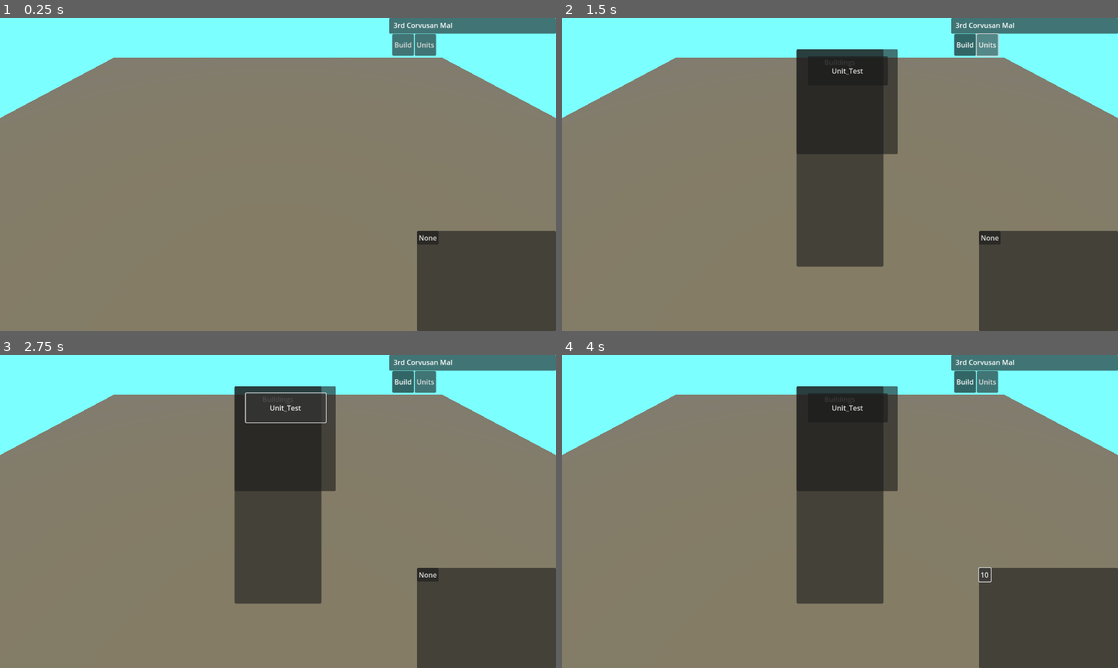
Above: before the commit, frames 1-4 (two rows, left to right).
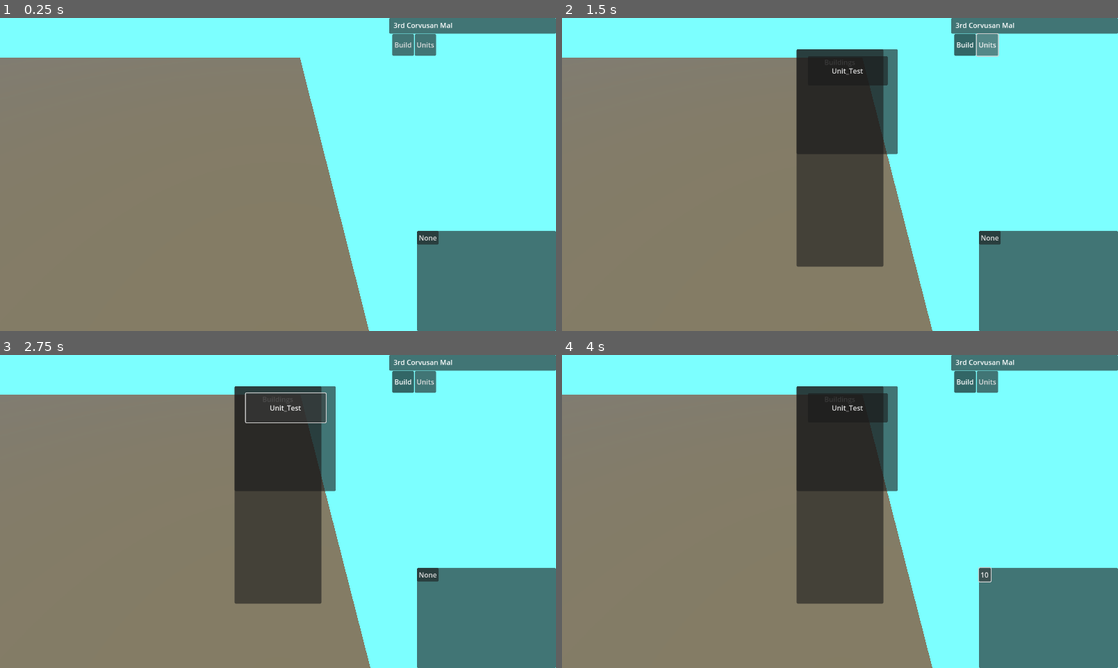
Above: after the commit, the same moments.

Repository: ChrisA98/IslesOfWar
Game: Godot game, scene res://GameScene.tscn
Two runs of this game, one before a commit and one after it. Both use one fixed random seed, a clock stepped at 60 frames per second and the inputs below.
Inputs:
- Up to frame 1 (0.25 s): no input
- Up to frame 2 (1.5 s): click "Build" at 0.5 s; click "Units" at 1.25 s
- Up to frame 3 (2.75 s): click "Unit_Test" at 2 s
- Up to frame 4 (4 s): click "None" at 2.75 s; click "5" at 3.5 s

The runs differ from the first frame. In frame 1, 35% of the frame differs, in the area x 0-100%, y 12-100%; in frame 2, 34%; in frame 3, 34%; in frame 4, 34%.
Error before the commit: Invalid call. Nonexistent function 'get_parent' in base 'Nil'. (res://GameScene.gd:144)
Error after the commit: Invalid call. Nonexistent function 'get_parent' in base 'Nil'. (res://GameScene.gd:149)

Commit message:
Updated unit pathing
they don't become one anymore

Diff:
--- a/Project/Buildings/Barracks.gd
+++ b/Project/Buildings/Barracks.gd
@@ -2,6 +2,7 @@
 
 @onready var world = get_parent().get_parent()
 @onready var building = $Building_Base
+@onready var rally = $Building_Base/RallyPoint
 @onready var spawn = $Building_Base/SpawnPoint
 var units = [preload("res://Units/Infantry.tscn")]
 
@@ -19,3 +20,4 @@
 	var new_unit = units[0].instantiate()
 	world.spawn_unit(new_unit)
 	new_unit.position = spawn.global_position
+	new_unit.get_children()[0].set_mov_target(rally.global_position)
--- a/Project/Buildings/Barracks.tscn
+++ b/Project/Buildings/Barracks.tscn
@@ -18,4 +18,7 @@
 [node name="StaticBody3D" parent="Building_Base" index="1"]
 transform = Transform3D(1, 0, 0, 0, 1, 0, 0, 0, 1, 0, -0.49989, 0)
 
+[node name="SpawnPoint" parent="Building_Base" index="3"]
+transform = Transform3D(1, 0, 0, 0, 1, 0, 0, 0, 1, 0, -0.5, 0.665436)
+
 [editable path="Building_Base"]
--- a/Project/GameScene.gd
+++ b/Project/GameScene.gd
@@ -59,8 +59,9 @@
 func spawn_unit(unit):
 	add_child(unit)
 	units.push_back(unit)
+	unit.get_children()[0].unit_list = units
+	unit.get_children()[0].set_navigation_map(world.get_region_rid())
 	unit.get_children()[0].selected.connect(unit_selected)
-	print(world.get_region_rid())
 
 
 #setup navigation
@@ -99,6 +100,10 @@
 
 #prepare new building
 func prep_building(id):
+	#clear existing preview buildings
+	if(preview_building != null):
+		preview_building.queue_free()
+		preview_building = null
 	var new_build = buildings[id].instantiate()
 	world.add_child(new_build)
 	new_build.get_children()[0].init(position, building_snap)
@@ -122,7 +127,7 @@
 func _on_static_body_3d_input_event(_camera, event, position, _normal, _shape_idx):
 	match click_mode:
 		"build":
-			preview_building.set_pos(position)
+			preview_building.set_pos(position-world.position)
 			if event is InputEventMouseButton and Input.is_action_just_released("lmb"):
 				#Close all menus when clicking on the world
 				UI_controller.close_menus()
--- a/Project/GameScene.tscn
+++ b/Project/GameScene.tscn
@@ -41,6 +41,7 @@
 [sub_resource type="NavigationMesh" id="NavigationMesh_0hmmo"]
 vertices = PackedVector3Array(-29.75, 0.5, -39.5, -39.5, 0.5, -39.5, -39.5, 0.5, -29.75, -39.5, 0.5, 29.5, -39.5, 0.5,  …(1033 unchanged characters)…
 polygons = [PackedInt32Array(2, 1, 0), PackedInt32Array(5, 4, 3), PackedInt32Array(8, 7, 6), PackedInt32Array(11, 10, 9 …(782 unchanged characters)…
+agent_height = 2.0
 
 [sub_resource type="PlaneMesh" id="PlaneMesh_gxwvh"]
 size = Vector2(80, 80)
@@ -214,6 +215,7 @@
 text = "Unit_Test"
 
 [node name="World" type="NavigationRegion3D" parent="."]
+transform = Transform3D(1, 0, 0, 0, 1, 0, 0, 0, 1, -34.5539, 0, 0)
 navigation_mesh = SubResource("NavigationMesh_0hmmo")
 script = ExtResource("3_q6gew")
 
@@ -231,7 +233,7 @@
 script = ExtResource("1_u3pif")
 
 [node name="Player_view" type="Camera3D" parent="Player_camera"]
-transform = Transform3D(1, 0, 0, 0, 0.707107, 0.707107, 0, -0.707107, 0.707107, 0, 15, 15)
+transform = Transform3D(1, 0, 0, 0, 0.707107, 0.707107, 0, -0.707107, 0.707107, 0.078701, 15, 15.0158)
 
 [connection signal="mouse_entered" from="UI_Node/Viewport_Sectons" to="Player_camera" method="_on_viewport_mouse_entered"]
 [connection signal="mouse_exited" from="UI_Node/Viewport_Sectons" to="Player_camera" method="_on_viewport_mouse_exited"]
--- a/Project/Parent_Scenes/Building_Base.tscn
+++ b/Project/Parent_Scenes/Building_Base.tscn
@@ -1,6 +1,7 @@
-[gd_scene load_steps=5 format=3 uid="uid://ccoruw5j562l7"]
+[gd_scene load_steps=7 format=3 uid="uid://ccoruw5j562l7"]
 
 [ext_resource type="Script" path="res://Parent_Scenes/Scripts/Building_Base.gd" id="1_y54u3"]
+[ext_resource type="Material" uid="uid://tv8sxu1y3jw7" path="res://Materials/preview_building_valid.tres" id="2_lljag"]
 
 [sub_resource type="BoxMesh" id="BoxMesh_8pvv5"]
 
@@ -8,6 +9,11 @@
 albedo_color = Color(0.384314, 0.541176, 0.996078, 1)
 
 [sub_resource type="BoxShape3D" id="BoxShape3D_ibp2k"]
+
+[sub_resource type="CylinderMesh" id="CylinderMesh_ar7to"]
+top_radius = 0.25
+bottom_radius = 0.25
+height = 0.018
 
 [node name="Building_Base" type="Node3D"]
 transform = Transform3D(5, 0, 0, 0, 5, 0, 0, 0, 5, 0, 2.5, 0)
@@ -26,7 +32,14 @@
 [node name="CollisionShape3D" type="CollisionShape3D" parent="StaticBody3D"]
 shape = SubResource("BoxShape3D_ibp2k")
 
+[node name="RallyPoint" type="Node3D" parent="."]
+transform = Transform3D(1, 0, 0, 0, 1, 0, 0, 0, 1, 0, -0.462508, 1.59806)
+
+[node name="MeshInstance3D" type="MeshInstance3D" parent="RallyPoint"]
+transform = Transform3D(1, 0, 0, 0, 1, 0, 0, 0, 1, -0.002, -0.0465063, 0)
+mesh = SubResource("CylinderMesh_ar7to")
+surface_material_override/0 = ExtResource("2_lljag")
+
 [node name="SpawnPoint" type="Node3D" parent="."]
-transform = Transform3D(1, 0, 0, 0, 1, 0, 0, 0, 1, 0, -0.462508, 1.16514)
 
 [connection signal="input_event" from="StaticBody3D" to="." method="_on_static_body_3d_input_event"]
--- a/Project/Parent_Scenes/Scripts/Unit.gd
+++ b/Project/Parent_Scenes/Scripts/Unit.gd
@@ -3,6 +3,11 @@
 
 const SPEED = 5.0
 @onready var nav_agent: NavigationAgent3D = $NavigationAgent3D
+@onready var nav_obs: NavigationObstacle3D = $NavigationObstacle3D
+@onready var unit_radius = $CollisionShape3D.shape.get_radius()
+var unit_list
+var rng = RandomNumberGenerator.new()
+
 
 #signals
 signal selected
@@ -17,13 +22,13 @@
 func actor_setup():
 	await get_tree().physics_frame
 
-	move_and_slide()
+func set_mov_target(mov_tar: Vector3):
+	nav_agent.set_target_position(mov_tar+Vector3(0,.5,0))
 
 
-	set_mov_target(global_position)
-
-func set_mov_target(mov_tar: Vector3):
-	nav_agent.set_target_position(mov_tar)
+func set_navigation_map(rid):
+	pass
+	# nav_obs.set_navigation_map(rid)
 
 func _physics_process(delta):
 
@@ -39,11 +44,16 @@
 
 	set_velocity(new_velocity)
 	move_and_slide()
-	if get_slide_collision_count() > 0:
-		for i in range(get_slide_collision_count()):
-			print(get_slide_collision(i).get_collider().name)
 
 #signal being selected on click
 func _on_input_event(camera, event, position, normal, shape_idx):
 	if event is InputEventMouseButton and Input.is_action_just_released("lmb"):
 		selected.emit(self)
+
+
+func _on_navigation_agent_3d_navigation_finished():
+	for i in unit_list:
+		if i.get_children()[0] == self:
+			break
+		if i.get_children()[0].position.distance_to(position) <= unit_radius*2:
+			set_mov_target(global_position + Vector3(rng.randf_range(-3,3),0,rng.randf_range(-3,3)))
--- a/Project/Parent_Scenes/Unit_Base.tscn
+++ b/Project/Parent_Scenes/Unit_Base.tscn
@@ -7,6 +7,7 @@
 [sub_resource type="CylinderMesh" id="CylinderMesh_ggawr"]
 
 [node name="Unit_Base" type="CharacterBody3D"]
+collision_mask = 0
 script = ExtResource("1_xwgnb")
 
 [node name="CollisionShape3D" type="CollisionShape3D" parent="."]
@@ -18,5 +19,8 @@
 mesh = SubResource("CylinderMesh_ggawr")
 
 [node name="NavigationAgent3D" type="NavigationAgent3D" parent="."]
+target_desired_distance = 0.1
+path_max_distance = 9.21
 
 [connection signal="input_event" from="." to="." method="_on_input_event"]
+[connection signal="navigation_finished" from="NavigationAgent3D" to="." method="_on_navigation_agent_3d_navigation_finished"]
--- a/Project/project.godot
+++ b/Project/project.godot
@@ -10,7 +10,7 @@
 
 [application]
 
-config/name="Project"
+config/name="Isles Of War"
 run/main_scene="res://GameScene.tscn"
 config/features=PackedStringArray("4.0", "Forward Plus")
 config/icon="res://icon.svg"
